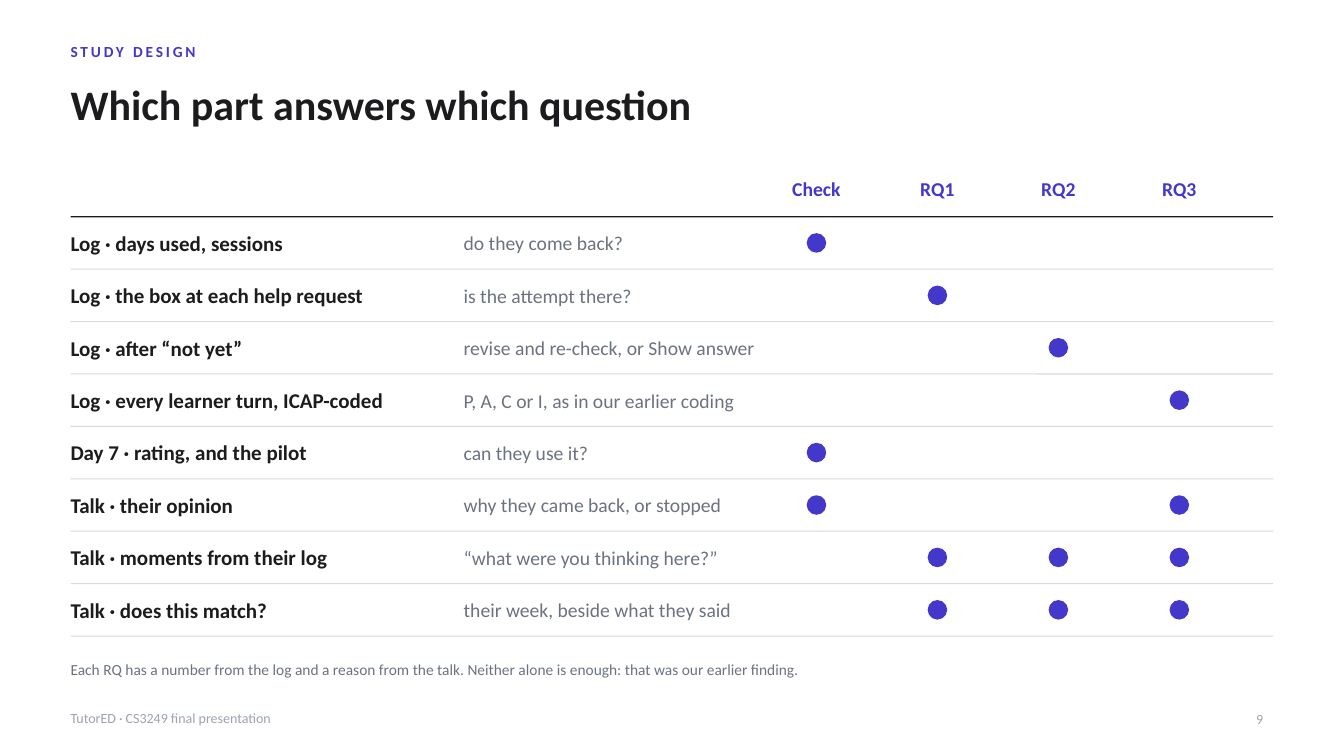
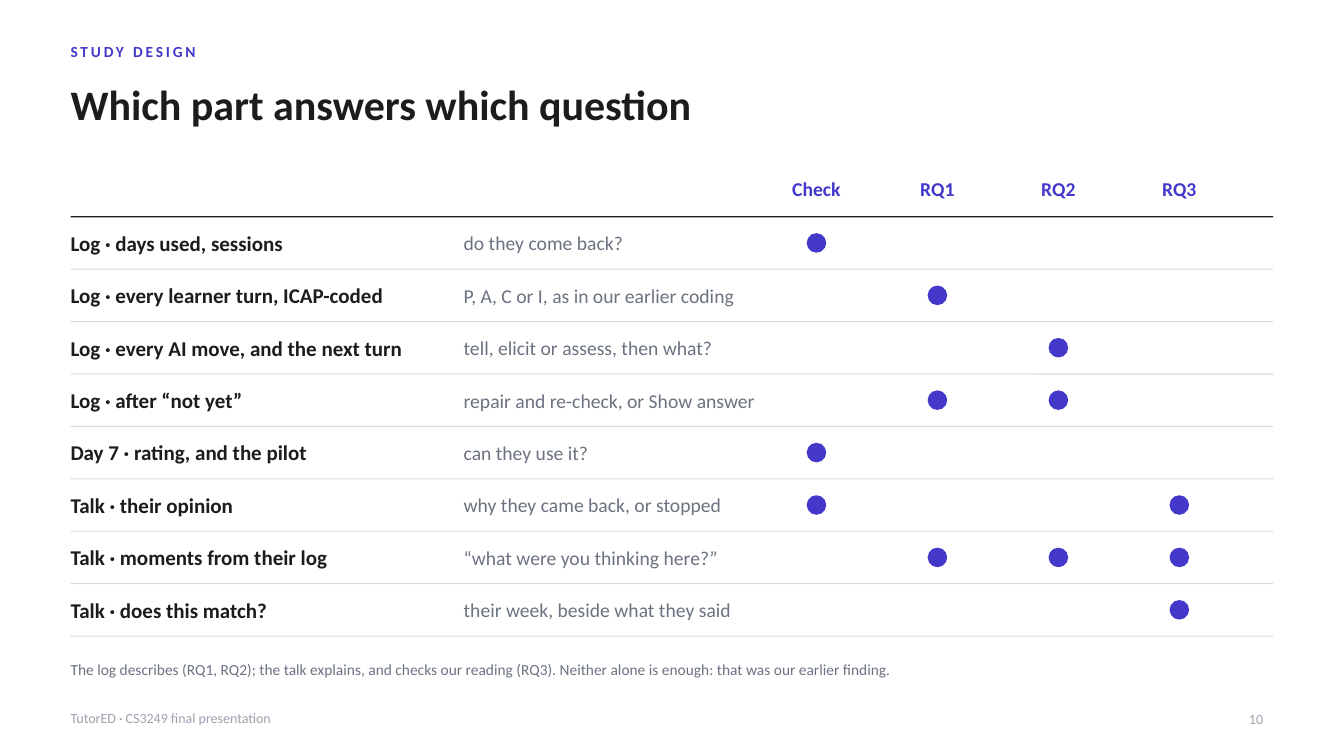
Before and after one commit to lucasisnotcool/ChatterED, a slide deck: slide 10 of docs/group/final-presentation/UserStudy_Lucas.pptx (slide 9 before the commit). Drawn at 1344x756 pixels with LibreOffice and Linux fonts; fonts in the diff are those of the drawing. Boxes give left, top, right and bottom in pixels: in the first picture for what was removed or moved away, otherwise in the second. Text is boxed around its words. In the diff, an @@ line names an element or a change of style, - is before the commit and + after.

```diff
--- a/docs/group/final-presentation/UserStudy_Lucas.pptx
+++ b/docs/group/final-presentation/UserStudy_Lucas.pptx
@@ text "Log · every learner turn, ...": place and size @@
-text "Log · every learner turn, ..." at box(71, 393, 383, 412)
+text "Log · every learner turn, ..." at box(71, 288, 383, 307)
@@ text "P, A, C or I, ...": place and size @@
-text "P, A, C or I, ..." at box(464, 394, 734, 412)
+text "P, A, C or I, ..." at box(464, 289, 734, 307)
@@ text removed at box(71, 288, 362, 307) @@
-Log · the box at each help request
@@ text removed at box(464, 289, 631, 306) @@
-is the attempt there?
@@ text added at box(71, 341, 402, 360), 15 pt, text #1C1C1E, bold @@
+Log · every AI move, and the next turn
@@ text added at box(464, 341, 712, 357), 14 pt, text #6B7280 @@
+tell, elicit or assess, then what?
@@ text "Log · after “not yet”": place and size @@
-text "Log · after “not yet”" at box(71, 340, 242, 360)
+text "Log · after “not yet”" at box(71, 392, 242, 412)
@@ text at box(464, 394, 755, 411): text changed @@
-revise and re-check, or Show answer
+repair and re-check, or Show answer
@@ ellipse: place and size @@
-ellipse at box(929, 601, 947, 619)
+ellipse at box(929, 391, 947, 409)
@@ ellipse: place and size @@
-ellipse at box(1171, 391, 1189, 409)
+ellipse at box(1050, 391, 1068, 409)
@@ ellipse removed at box(1050, 601, 1068, 619) @@
@@ text at box(71, 664, 890, 678): text changed @@
-Each RQ has a number from the log and a reason from the talk. Neither alone is enough: that was our earlier finding.
+The log describes (RQ1, RQ2); the talk explains, and checks our reading (RQ3). Neither alone is enough: that was our earlier finding.
@@ page number at box(1249, 715, 1263, 724): text changed @@
-9
+10
```
Also in this commit, not shown: 9 other slides changed, 2 slides added, 1 slide removed, 1 other file.
